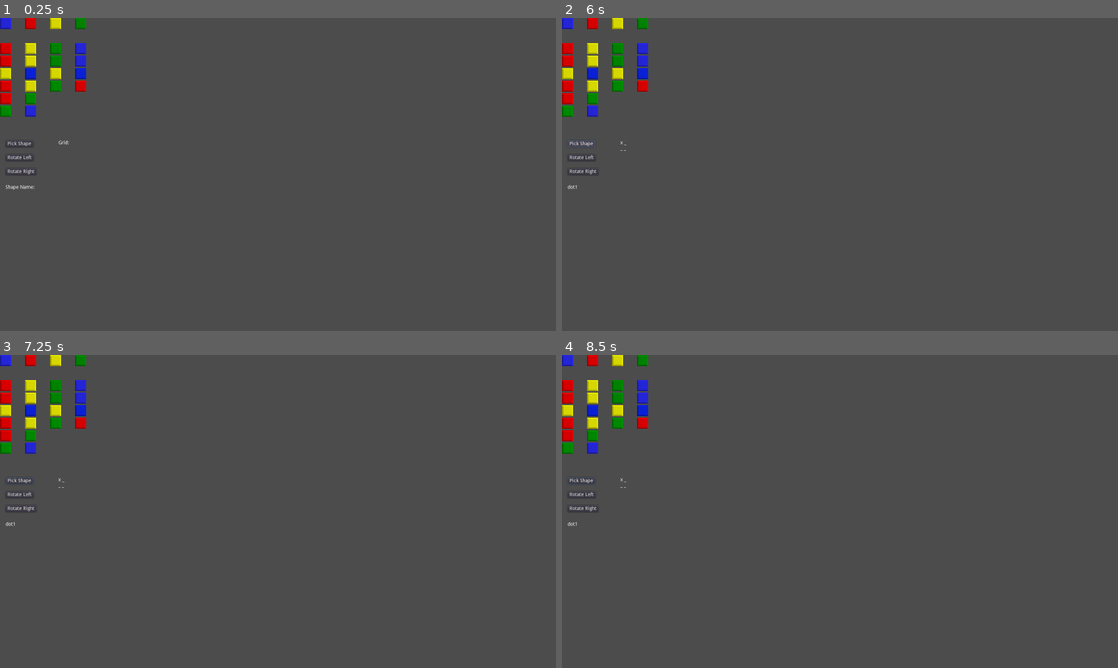
Above: before the commit, frames 1-4 (two rows, left to right).
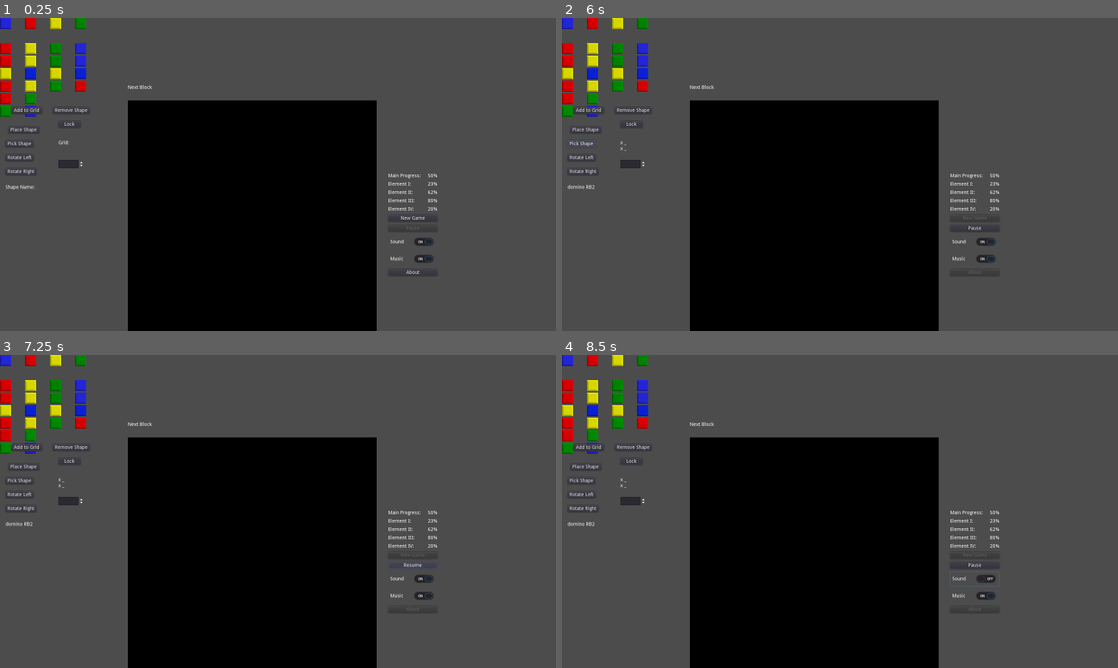
Above: after the commit, the same moments.

Repository: alexfrankcodes/alchemy-tetris
Game: Godot game, scene res://Test.tscn
Two runs of this game, one before a commit and one after it. Both use one fixed random seed, a clock stepped at 60 frames per second and the inputs below. This scene is started directly instead of the project's main scene.
Inputs (mouse positions are in pixels of both pictures, inside the frame that each line leads up to):
- Up to frame 1 (0.25 s): no input
- Up to frame 2 (6 s): click "Rotate Left" at 0.5 s; click "Rotate Right" at 1.25 s; click (584, 130) at 2 s, where only the run after the commit has a clickable "Place Shape"; click (589, 111) at 2.75 s, where only the run after the commit has a clickable "Add to Grid"; click (634, 111) at 3.5 s, where only the run after the commit has a clickable "Remove Shape"; click (628, 124) at 4.25 s, where only the run after the commit has a clickable "Lock"; click (973, 218) at 5 s, where only the run after the commit has a clickable "New Game"; click "Pick Shape" at 5.75 s
- Up to frame 3 (7.25 s): click (411, 564) at 6.5 s, where only the run after the commit has a clickable "Pause"
- Up to frame 4 (8.5 s): click (973, 564) at 7.25 s, where only the run after the commit has a clickable "Resume"; click (973, 580) at 8 s, where only the run after the commit has a clickable "Sound"

The runs differ from the first frame. In frame 1, 34% of the frame differs, in the area x 1-79%, y 21-100%; in frame 2, 34%; in frame 3, 34%; in frame 4, 34%.
Error in both runs: Invalid call. Nonexistent function 'rotate_left' in base 'Nil'. (res://Test.gd:12)

Commit message:
Added basic block movement logic

Diff:
--- a/GUI.gd
+++ b/GUI.gd
@@ -14,8 +14,8 @@
 	# Set up playspace grid
 	generate_cells(grid, 400)
 
-	# Set cells to empty color
-	clear_cells(grid)
+	# Clear cells
+	clear_all_cells()
 
 # Generate cells for grid
 func generate_cells(node, n):
@@ -34,6 +34,11 @@
 	# Loop through cells and set color
 	for cell in node.get_children():
 		cell.modulate = Color(0)
+
+
+func clear_all_cells():
+	clear_cells(grid)
+	clear_cells(next)
 
 
 # Methods to change button
--- a/Main.gd
+++ b/Main.gd
@@ -1,18 +1,24 @@
 extends CenterContainer
 
 enum { STOPPED, PLAYING, PAUSED, STOP, PLAY, PAUSE }
+enum { ROTATE_LEFT, ROTATE_RIGHT }
 
 const DISABLED = true
 const ENABLED = false
 
 var gui
 var state = STOPPED
+var grid = []
+var cols
+var shape: ShapeData
+var pos = 0
 var music_position = 0.0
 
 func _ready():
 	gui = $GUI
 	gui.connect("button_pressed", self, "_button_pressed")
 	gui.set_button_states(ENABLED)
+	cols = gui.grid.get_columns()
 
 func _button_pressed(button_name):
 	match button_name:
@@ -43,6 +49,13 @@
 		"About":
 			gui.set_button_state("About", DISABLED)
 
+# Reset grid at the start of the game
+func clear_grid():
+	grid.clear()
+	grid.resize(gui.grid.get_child_count())
+	for i in grid.size():
+		grid[i] = false
+	gui.clear_all_cells()
 
 func _start_game():
 	print('Game Playing')
@@ -50,7 +63,62 @@
 	music_position = 0.0
 	_music(PLAY)
 
+func add_shape_to_grid():
+	place_shape(pos, true, false, shape.color)
 
+func remove_shape_from_grid():
+	place_shape(pos, true)
+
+func lock_shape_to_grid():
+	place_shape(pos, false, true)
+
+func rotate(dir):
+	match dir:
+		ROTATE_LEFT:
+			shape.rotate_left()
+			dir = ROTATE_RIGHT
+		ROTATE_RIGHT:
+			shape.rotate_left()
+			dir = ROTATE_LEFT
+	return dir
+
+func move_shape(new_pos, dir = null):
+	remove_shape_from_grid()
+	# Rotate shape and store undo direction
+	dir = rotate(dir)
+	# If we can place the shape then update the position, else undo rotation
+	var ok = place_shape(new_pos)
+	if ok:
+		pos = new_pos
+	else:
+		rotate(dir)
+	add_shape_to_grid()
+	return ok
+
+
+
+## TODO: Change color parameter based on element
+func place_shape(index, add_tiles = false, lock = false, color = Color(0)):
+	var ok = true
+	var size = shape.coors.size()
+	var offset = shape.coors[0]
+	var y = 0
+	while y < size and ok:
+		for x in size:
+			if shape.grid[y][x]:
+				var grid_pos = index + (y + offset) * cols + x + offset
+				#print(grid_pos)
+				if lock:
+					grid[grid_pos] = true
+				else:
+					var gx = index % cols + x + offset
+					if gx < 0 or gx >= cols or grid_pos >= grid.size() or grid_pos >= 0 and grid[grid_pos]:
+						ok = !ok
+						break
+					if add_tiles and grid_pos >= 0:
+						gui.grid.get_child(grid_pos).modulate = color
+		y += 1
+	return ok
 
 func _music(action):
 	if gui.music and action == PLAY:
--- a/ShapeData.gd
+++ b/ShapeData.gd
@@ -7,11 +7,11 @@
 var coors: Array
 
 func rotate_left():
-	rotate_grid(1, -1)
+	rotate_grid(-1, 1)
 
 
 func rotate_right():
-	rotate_grid(-1, 1)
+	rotate_grid(1, -1)
 
 
 func rotate_grid(sign_of_x, sign_of_y):
--- a/Shapes.gd
+++ b/Shapes.gd
@@ -36,7 +36,7 @@
 		#Remove the zero coordinate for even sized grids
 		if size % 2 ==0:
 			data.coors.remove(s2)
-		print(data.coors) # For testing
+		#print(data.coors) # For testing
 		data.grid = _get_grid(size, shape.get_children())
 		_shapes.append(data)
 
--- a/Test.gd
+++ b/Test.gd
@@ -27,3 +27,45 @@
 			else:
 				$Grid.text += "_ "
 		$Grid.text += "\n"
+
+var m
+
+func _on_AddShapeToGrid_button_down():
+	m = $Main
+	m.clear_grid()
+	m.shape = Shapes.get_shape()
+	m.pos = int($SpinBox.value)
+	m.add_shape_to_grid()
+
+
+func _on_PlaceShape_button_down():
+	pass # Replace with function body.
+
+
+func _on_RemoveShapeFromGrid_button_down():
+	m.remove_shape_from_grid()
+
+
+func _on_Lock_button_down():
+	m.lock_shape_to_grid()
+
+func _input(event):
+	if m:
+		var new_pos = m.pos
+		var dir = null
+		if event.is_action_pressed("ui_down"):
+			new_pos += m.cols
+		if event.is_action_pressed("ui_left"):
+			new_pos -= 1
+		if event.is_action_pressed("ui_right"):
+			new_pos += 1
+		if event.is_action_pressed("ui_up"):
+			new_pos -= m.cols
+		if event.is_action_pressed("ui_page_down"):
+			dir = m.LEFT
+		if event.is_action_pressed("ui_page_up"):
+			dir = m.RIGHT
+		if new_pos != m.pos or dir != null:
+			m.move_shape(new_pos, dir)
+			# Prevent arrow keys from affecting button focus
+			get_tree().set_input_as_handled()
--- a/Test.tscn
+++ b/Test.tscn
@@ -1,6 +1,7 @@
-[gd_scene load_steps=2 format=2]
+[gd_scene load_steps=3 format=2]
 
 [ext_resource path="res://Test.gd" type="Script" id=1]
+[ext_resource path="res://Main.tscn" type="PackedScene" id=2]
 
 [node name="Test" type="Control"]
 anchor_right = 1.0
@@ -9,6 +10,12 @@
 __meta__ = {
 "_edit_use_anchors_": false
 }
+
+[node name="Main" parent="." instance=ExtResource( 2 )]
+margin_left = 368.0
+margin_top = 168.0
+margin_right = 1256.0
+margin_bottom = 712.0
 
 [node name="ShapeName" type="Label" parent="."]
 margin_left = 16.0
@@ -59,6 +66,56 @@
 __meta__ = {
 "_edit_use_anchors_": false
 }
+
+[node name="PlaceShape" type="Button" parent="."]
+margin_left = 24.0
+margin_top = 312.0
+margin_right = 113.0
+margin_bottom = 332.0
+text = "Place Shape"
+__meta__ = {
+"_edit_use_anchors_": false
+}
+
+[node name="AddShapeToGrid" type="Button" parent="."]
+margin_left = 32.0
+margin_top = 256.0
+margin_right = 121.0
+margin_bottom = 276.0
+text = "Add to Grid"
+__meta__ = {
+"_edit_use_anchors_": false
+}
+
+[node name="RemoveShapeFromGrid" type="Button" parent="."]
+margin_left = 152.0
+margin_top = 256.0
+margin_right = 240.0
+margin_bottom = 276.0
+text = "Remove Shape"
+__meta__ = {
+"_edit_use_anchors_": false
+}
+
+[node name="Lock" type="Button" parent="."]
+margin_left = 168.0
+margin_top = 296.0
+margin_right = 232.0
+margin_bottom = 316.0
+text = "Lock"
+
+[node name="SpinBox" type="SpinBox" parent="."]
+margin_left = 168.0
+margin_top = 408.0
+margin_right = 242.0
+margin_bottom = 432.0
+min_value = -10.0
+max_value = 410.0
+value = 35.0
 [connection signal="button_down" from="PickShape" to="." method="_on_PickShape_button_down"]
 [connection signal="button_down" from="RLeft" to="." method="_on_RLeft_button_down"]
 [connection signal="button_down" from="RRight" to="." method="_on_RRight_button_down"]
+[connection signal="button_down" from="PlaceShape" to="." method="_on_PlaceShape_button_down"]
+[connection signal="button_down" from="AddShapeToGrid" to="." method="_on_AddShapeToGrid_button_down"]
+[connection signal="button_down" from="RemoveShapeFromGrid" to="." method="_on_RemoveShapeFromGrid_button_down"]
+[connection signal="button_down" from="Lock" to="." method="_on_Lock_button_down"]
